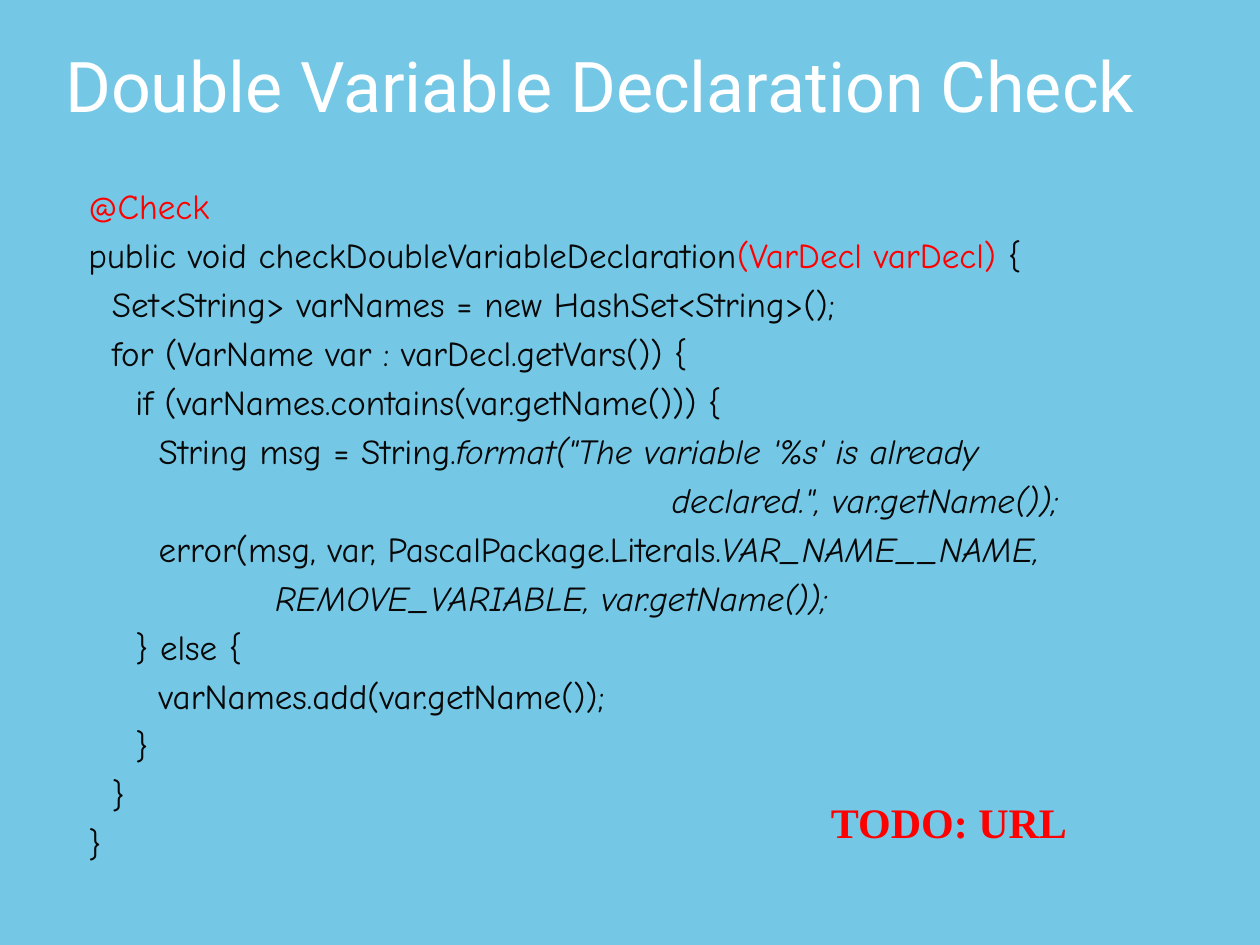
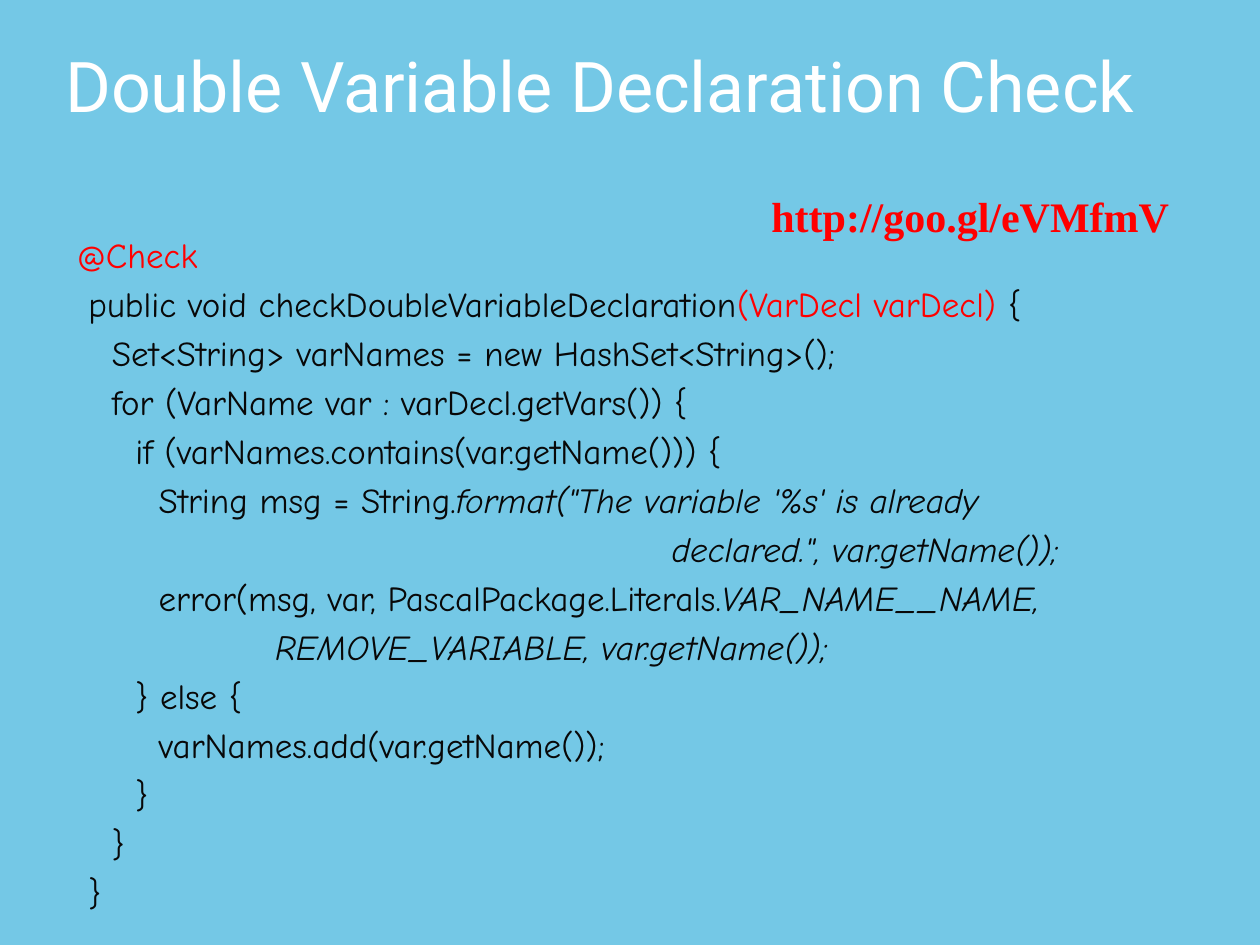
Before and after one commit to thomasfischl/xtext-workshop, a slide deck: slide 46 of xText Workshop.pptx. Drawn at 1260x945 pixels with LibreOffice and Linux fonts; fonts in the diff are those of the drawing; background and template pictures are left out. Boxes give left, top, right and bottom in pixels: in the first picture for what was removed or moved away, otherwise in the second. Text is boxed around its words. In the diff, an @@ line names an element or a change of style, - is before the commit and + after.

```diff
--- a/xText Workshop.pptx
+++ b/xText Workshop.pptx
@@ text "@Check" rewrapped from [88, 195, 1058, 716] to [77, 244, 1058, 765] @@
@@ text added at [771, 202, 1169, 241], 24 pt, text #FF0000, bold @@
+http://goo.gl/eVMfmV
@@ text removed at [831, 810, 1067, 839] @@
-TODO: URL
```
Also in this commit, not shown: 3 other slides changed, 1 slide added.
